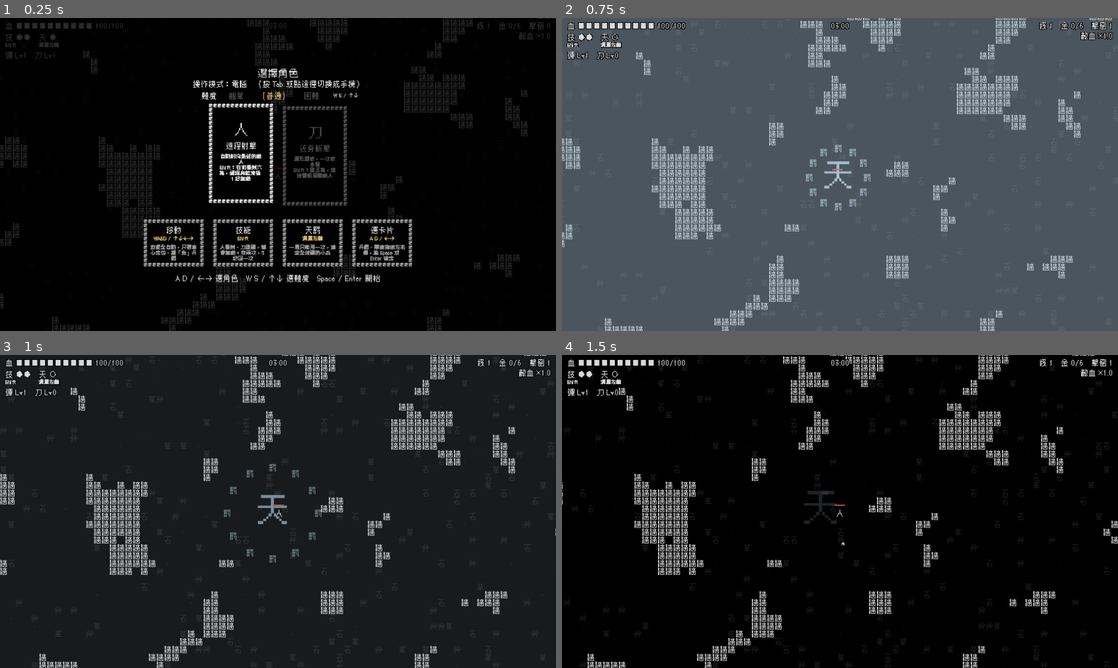
Above: before the commit, frames 1-4 (two rows, left to right).
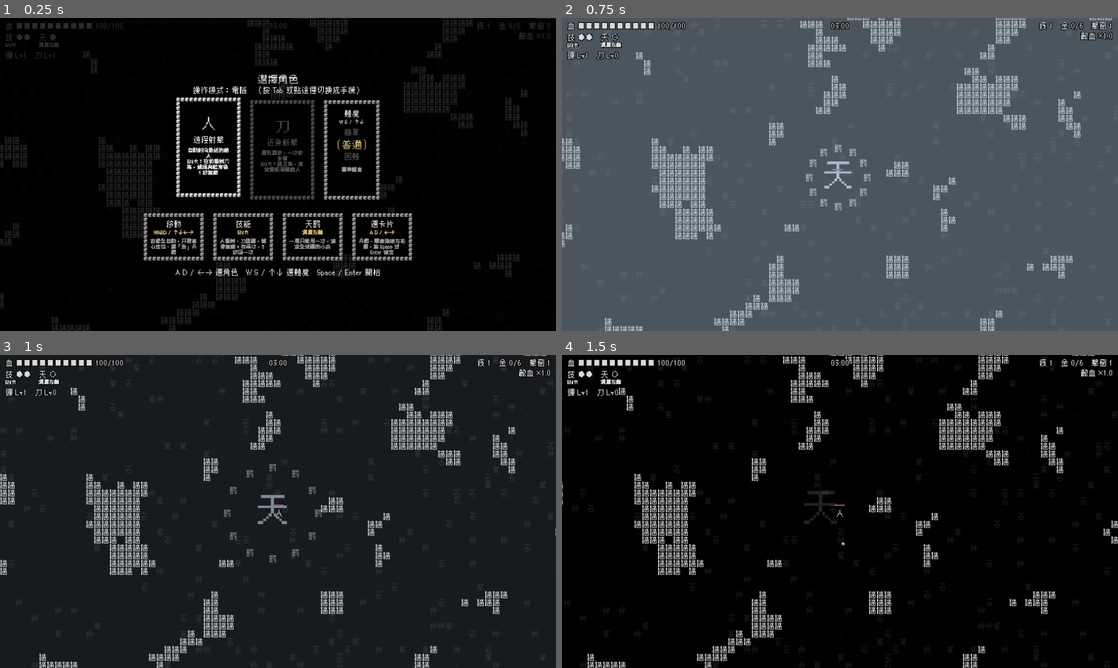
Above: after the commit, the same moments.

Repository: Scottcw1006/text-survivors
Game: Godot game, scene res://main.tscn
Two runs of this game, one before a commit and one after it. Both use one fixed random seed, a clock stepped at 60 frames per second and the inputs below.
Inputs (mouse positions are in pixels of both pictures, inside the frame that each line leads up to):
- Up to frame 1 (0.25 s): no input
- Up to frame 2 (0.75 s): tap Enter at 0.5 s; move the mouse to (962, 158) at 0.52 s; hold Right (move_right) from 0.53 s (still down); tap Space (confirm) at 0.6 s; click (962, 158) at 0.67 s
- Up to frame 3 (1 s): keep holding Right (move_right)
- Up to frame 4 (1.5 s): release Right (move_right) at 1.25 s; drag from (728, 527) to (812, 574) at 1.27 s

The runs differ from the first frame. In frame 1, 10% of the frame differs, in the area x 25-75%, y 16-85%; in frame 2, less than 0.1%; in frame 3, nothing differs; in frame 4, nothing differs.

Commit message:
難度選項改成角色卡右邊的直排面板
Co-Authored-By: Claude Opus 5.5 <noreply@anthropic.com>

Diff:
--- a/cards.gd
+++ b/cards.gd
@@ -22,6 +22,8 @@
 const TIP_ROWS := 11
 const TIP_GAP := 60.0              # 角色卡和教學卡之間的距離
 const COLOR_TIP := Color(1, 1, 1, 0.7)
+const OPT_COLS := 13               # 難度面板寬幾個框字（高度跟角色卡一樣）
+const COLOR_PICK := Color(1.0, 0.85, 0.4)
 
 var font: Font
 var title := ""
@@ -36,6 +38,7 @@
 var opt_items: Array = []
 var opt_sel := 0
 var opt_hint := ""
+var opt_descs: Array = []          # 每個選項的說明，選中的那個顯示在面板下面
 var opt_rects: Array[Rect2] = []
 var button := ""                   # 卡片下面的按鈕文字（結算的「再來一局」），空字串 = 沒有按鈕
 var button_rect := Rect2()
@@ -54,9 +57,10 @@
 	queue_redraw()
 
 
-## 在標題下面加一排選項（要在 show_cards 之後叫）
-func set_options(label: String, items: Array, selected: int, hint_text: String) -> void:
+## 在卡片右邊加一個直排的選項面板（選角的難度），要在 show_cards 之後叫
+func set_options(label: String, items: Array, selected: int, hint_text: String, descs := []) -> void:
 	opt_label = label
+	opt_descs = descs
 	opt_items = items
 	opt_sel = selected
 	opt_hint = hint_text
@@ -85,10 +89,12 @@
 
 
 func _top_h() -> float:
-	var h := 130.0 if subtitle != "" else 90.0
-	if opt_label != "":
-		h += 56.0
-	return h
+	return 130.0 if subtitle != "" else 90.0
+
+
+## 選項面板的寬度（沒有選項 = 0）
+func _panel_w() -> float:
+	return OPT_COLS * CELL if opt_label != "" else 0.0
 
 
 ## 上面標題、下面提示／按鈕要佔多少高度
@@ -107,7 +113,8 @@
 	while k > 0.3:
 		var lay := _layout(size.x / k)
 		var tips_w := tips.size() * TIP_COLS * CELL + (tips.size() - 1) * GAP
-		if lay.z + _extra_h() <= size.y / k and tips_w + 40.0 <= size.x / k:
+		var row_w := mini(int(lay.x), cards.size()) * (COLS * CELL + GAP) + _panel_w()
+		if lay.z + _extra_h() <= size.y / k and tips_w + 40.0 <= size.x / k and row_w + 40.0 <= size.x / k:
 			break
 		k -= 0.05
 	draw_set_transform(Vector2.ZERO, 0.0, Vector2(k, k))
@@ -124,7 +131,7 @@
 	var top := _top_h()
 	var y0 := (view.y - total_h - _extra_h()) / 2.0 + top
 
-	var oy := 56.0 if opt_label != "" else 0.0   # 有選項那排，標題再往上移
+	var oy := 0.0
 	if subtitle != "":
 		_text(title, Vector2(view.x / 2.0, y0 - 100.0 - oy), 44, COLOR_ON)
 		_text(subtitle, Vector2(view.x / 2.0, y0 - 48.0 - oy), 33, COLOR_ON)
@@ -133,7 +140,6 @@
 	else:
 		subtitle_rect = Rect2()
 		_text(title, Vector2(view.x / 2.0, y0 - 56.0 - oy), 44, COLOR_ON)
-	_draw_options(view, y0 - 50.0, k)
 
 	card_rects.clear()
 	for i in n:
@@ -142,7 +148,10 @@
 		var lifted := cursor >= 0 and i == cursor
 		var row := i / per_row
 		var in_row := mini(per_row, n - row * per_row)
-		var x0 := (view.x - (in_row * card_w + (in_row - 1) * GAP)) / 2.0
+		var row_w := in_row * card_w + (in_row - 1) * GAP
+		if row == 0 and opt_label != "":
+			row_w += GAP + _panel_w()   # 第一排右邊要放難度面板，一起置中
+		var x0 := (view.x - row_w) / 2.0
 		var origin := Vector2(x0 + (i % per_row) * (card_w + GAP), y0 + row * (card_h + GAP) - (LIFT if lifted else 0.0))
 		var mid := origin.x + card_w / 2.0
 
@@ -164,6 +173,14 @@
 		var max_lines := int((card_h - CELL * 2.0 - 8.0 - desc_top) / DESC_LINE)
 		var desc_pos := Vector2(origin.x + CELL * 2.0 + 4.0, origin.y + desc_top + font.get_ascent(DESC_SIZE))
 		draw_multiline_string(font, desc_pos, c.desc, HORIZONTAL_ALIGNMENT_CENTER, inner_w, DESC_SIZE, max_lines, color)
+
+	# 難度面板：在第一排卡片的右邊
+	opt_rects.clear()
+	if opt_label != "" and n > 0:
+		var first := mini(per_row, n)
+		var first_w := first * card_w + (first - 1) * GAP + GAP + _panel_w()
+		var px := (view.x - first_w) / 2.0 + first * (card_w + GAP)
+		_draw_options(Vector2(px, y0), card_h, k)
 
 	# 教學卡：一排在角色卡下面
 	var tx0 := (view.x - (tips.size() * tip_w + (tips.size() - 1) * GAP)) / 2.0
@@ -197,33 +214,26 @@
 	draw_set_transform(Vector2.ZERO, 0.0, Vector2.ONE)
 
 
-## 一排選項：「難度　簡單　〔普通〕　困難　(W S / ↑↓)」，選中的亮、其他暗
-func _draw_options(view: Vector2, cy: float, k: float) -> void:
-	opt_rects.clear()
-	if opt_label == "":
-		return
-	const FS := 33
-	const ITEM_GAP := 30.0
-	var label_w := font.get_string_size(opt_label + "　", HORIZONTAL_ALIGNMENT_LEFT, -1, FS).x
-	var item_ws := []
-	var total := label_w
-	for item: String in opt_items:
-		var w := font.get_string_size("〔%s〕" % item, HORIZONTAL_ALIGNMENT_LEFT, -1, FS).x
-		item_ws.append(w)
-		total += w + ITEM_GAP
-	var hint_w := font.get_string_size(opt_hint, HORIZONTAL_ALIGNMENT_LEFT, -1, 22).x
-	total += hint_w
-	var x := view.x / 2.0 - total / 2.0
-	_text(opt_label, Vector2(x + label_w / 2.0, cy), FS, COLOR_ON)
-	x += label_w
+## 難度面板：一圈框字，裡面直排選項，選中的黃字加〔〕，下面寫選中那個的說明
+func _draw_options(o: Vector2, h: float, k: float) -> void:
+	var w := _panel_w()
+	var rows := int(h / CELL)
+	var mid := o.x + w / 2.0
+	draw_rect(Rect2(o, Vector2(w, h)), Color.BLACK)
+	_frame(o, OPT_COLS, rows, COLOR_TIP)
+	_text(opt_label, Vector2(mid, o.y + PAD + 40.0), 33, COLOR_ON)
+	_text(opt_hint, Vector2(mid, o.y + PAD + 80.0), 22, COLOR_TIP)
+	var y := o.y + PAD + 125.0
 	for i in opt_items.size():
-		var w: float = item_ws[i]
 		var on := i == opt_sel
-		var t: String = ("〔%s〕" if on else "　%s　") % opt_items[i]
-		_text(t, Vector2(x + w / 2.0, cy), FS, Color(1.0, 0.85, 0.4) if on else COLOR_OFF)
-		opt_rects.append(_scaled(Rect2(x - ITEM_GAP / 2.0, cy - 30.0, w + ITEM_GAP, 60.0), k))
-		x += w + ITEM_GAP
-	_text(opt_hint, Vector2(x + hint_w / 2.0, cy), 22, COLOR_TIP)
+		_text(("〔%s〕" if on else "%s") % opt_items[i], Vector2(mid, y), 44 if on else 33, COLOR_PICK if on else COLOR_OFF)
+		opt_rects.append(_scaled(Rect2(o.x + CELL, y - 32.0, w - CELL * 2.0, 64.0), k))
+		y += 56.0
+	if opt_sel < opt_descs.size():
+		var top := y - 10.0
+		var lines := int((o.y + h - CELL * 2.0 - top) / DESC_LINE)
+		var p := Vector2(o.x + CELL * 2.0, top + font.get_ascent(DESC_SIZE))
+		draw_multiline_string(font, p, opt_descs[opt_sel], HORIZONTAL_ALIGNMENT_CENTER, w - CELL * 4.0, DESC_SIZE, lines, COLOR_TIP)
 
 
 func _scaled(r: Rect2, k: float) -> Rect2:
--- a/main.gd
+++ b/main.gd
@@ -569,21 +569,25 @@
 		var desc: String = c.desc.replace("Shift", "技") if is_touch else c.desc
 		cards.append({"icon": c.glyph, "name": c.name, "sub": "", "desc": desc})
 	var names := DIFFICULTIES.map(func(d: Dictionary) -> String: return d.name)
+	var descs := DIFFICULTIES.map(func(d: Dictionary) -> String: return d.desc)
 	if is_touch:
 		level_cards.show_cards("選擇角色", cards, character, "點卡片選擇，再點一次開始",
 				"操作模式：手機　（點這裡切換成電腦）", TUTORIAL_TIPS_TOUCH)
-		level_cards.set_options("難度", names, difficulty, "點選")
+		level_cards.set_options("難度", names, difficulty, "點選", descs)
 	else:
 		level_cards.show_cards("選擇角色", cards, character, "A D / ←→ 選角色　W S / ↑↓ 選難度　Space / Enter 開始",
 				"操作模式：電腦　（按 Tab 或點這裡切換成手機）", TUTORIAL_TIPS)
-		level_cards.set_options("難度", names, difficulty, "W S / ↑↓")
+		level_cards.set_options("難度", names, difficulty, "W S / ↑↓", descs)
 
 
 ## 難度：hp = 怪物血量倍率、count = 怪物數量倍率、speed = 移動速度倍率、banned = 不會出現的怪
 const DIFFICULTIES := [
-	{"name": "簡單", "hp": 0.5, "count": 0.5, "speed": 0.7, "banned": ["鳥", "冑", "弩", "魂", "鬼"]},
-	{"name": "普通", "hp": 1.0, "count": 1.0, "speed": 1.0, "banned": []},
-	{"name": "困難", "hp": 1.5, "count": 1.2, "speed": 1.2, "banned": []},
+	{"name": "簡單", "hp": 0.5, "count": 0.5, "speed": 0.7, "banned": ["鳥", "冑", "弩", "魂", "鬼"],
+		"desc": "怪物血量、數量減半，速度 70%，不會出現鳥冑弩魂鬼"},
+	{"name": "普通", "hp": 1.0, "count": 1.0, "speed": 1.0, "banned": [],
+		"desc": "標準難度"},
+	{"name": "困難", "hp": 1.5, "count": 1.2, "speed": 1.2, "banned": [],
+		"desc": "怪物血量 +50%，數量、速度 +20%"},
 ]
 
 
Not shown, changed: docs/index.pck
